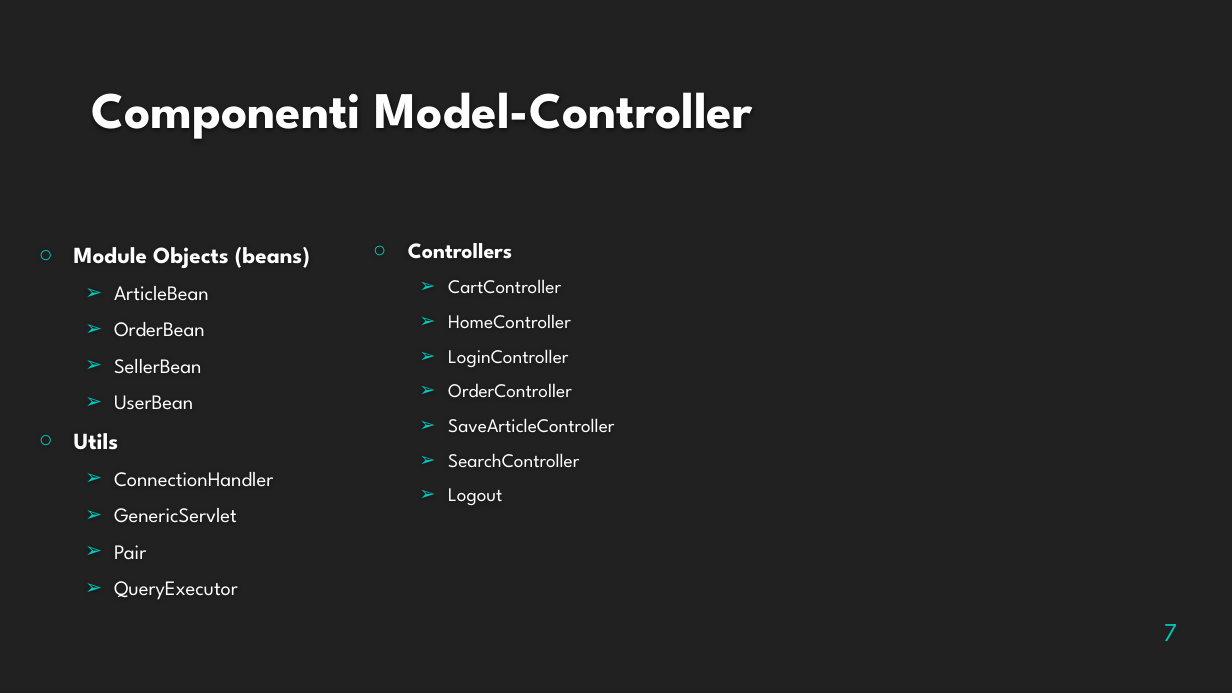
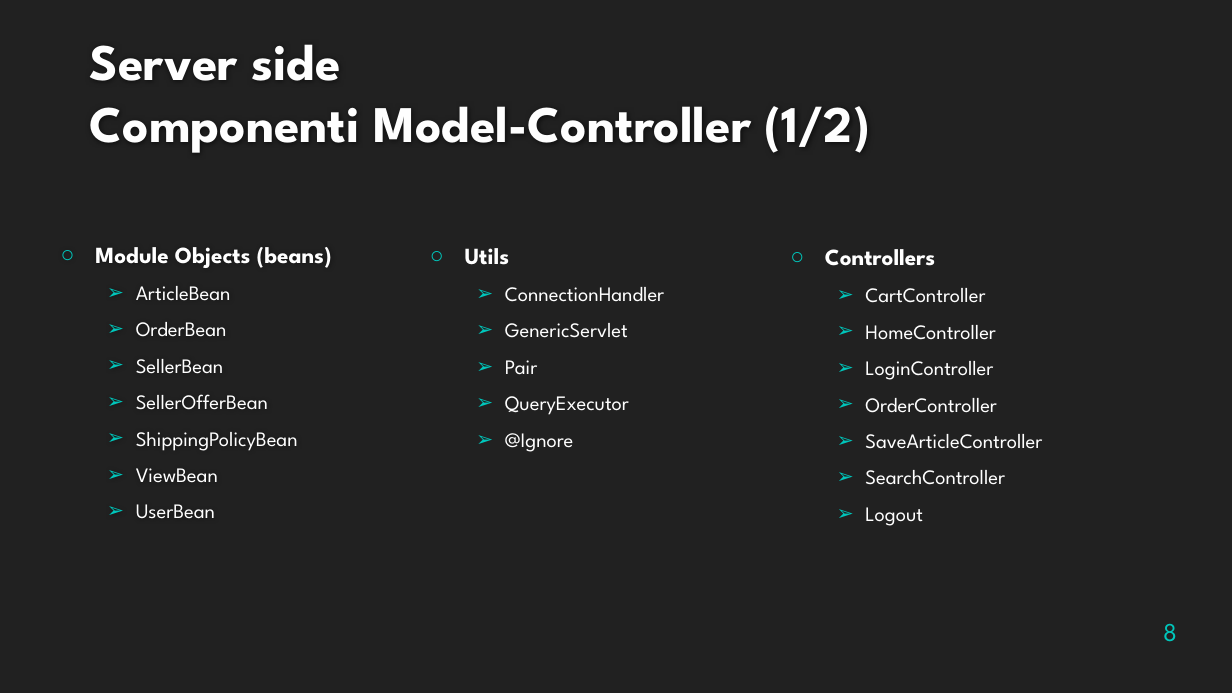
Before and after one commit to fedy97/TIW_RIA-2020-2021, a slide deck: slide 8 of doc/RIA/TIW_PRJ5_2020_2021_v1.pptx (slide 7 before the commit). Drawn at 1232x693 pixels with LibreOffice and Linux fonts; fonts in the diff are those of the drawing; background and template pictures are left out. Boxes give left, top, right and bottom in pixels: in the first picture for what was removed or moved away, otherwise in the second. Text is boxed around its words. In the diff, an @@ line names an element or a change of style, - is before the commit and + after.

```diff
--- a/doc/RIA/TIW_PRJ5_2020_2021_v1.pptx
+++ b/doc/RIA/TIW_PRJ5_2020_2021_v1.pptx
@@ title at (90, 44, 870, 153): text changed @@
-Componenti Model-Controller
+Server side
+Componenti Model-Controller (1/2)
@@ text "Module Objects (beans)": place and size @@
-text "Module Objects (beans)" at (74, 247, 310, 600)
+text "Module Objects (beans)" at (95, 247, 332, 519)
@@ text "Controllers": place and size @@
-text "Controllers" at (408, 243, 614, 505)
+text "Controllers" at (825, 249, 1042, 526)
@@ text "Controllers" at (825, 249, 1042, 526): size 17 to 18 pt in "Controllers"; size 15 to 16 pt; columns 2 to 1 @@
@@ text added at (465, 248, 664, 452), 16 pt, text #FFFFFF @@
+○ Utils
+  ➢ ConnectionHandler
+  ➢ GenericServlet
+  ➢ Pair
+  ➢ QueryExecutor
+  ➢ @Ignore
@@ text at (136, 394, 298, 483): paragraphs added @@
+  ➢ SellerOfferBean
+  ➢ ShippingPolicyBean
+  ➢ ViewBean
@@ text at (74, 433, 273, 600): paragraphs removed @@
-○ Utils
-  ➢ ConnectionHandler
-  ➢ GenericServlet
-  ➢ Pair
-  ➢ QueryExecutor
@@ page number at (1163, 624, 1177, 642): text changed @@
-7
+8
```
Also in this commit, not shown: 3 other slides changed, 13 slides added, 1 slide removed, 14 other files.
